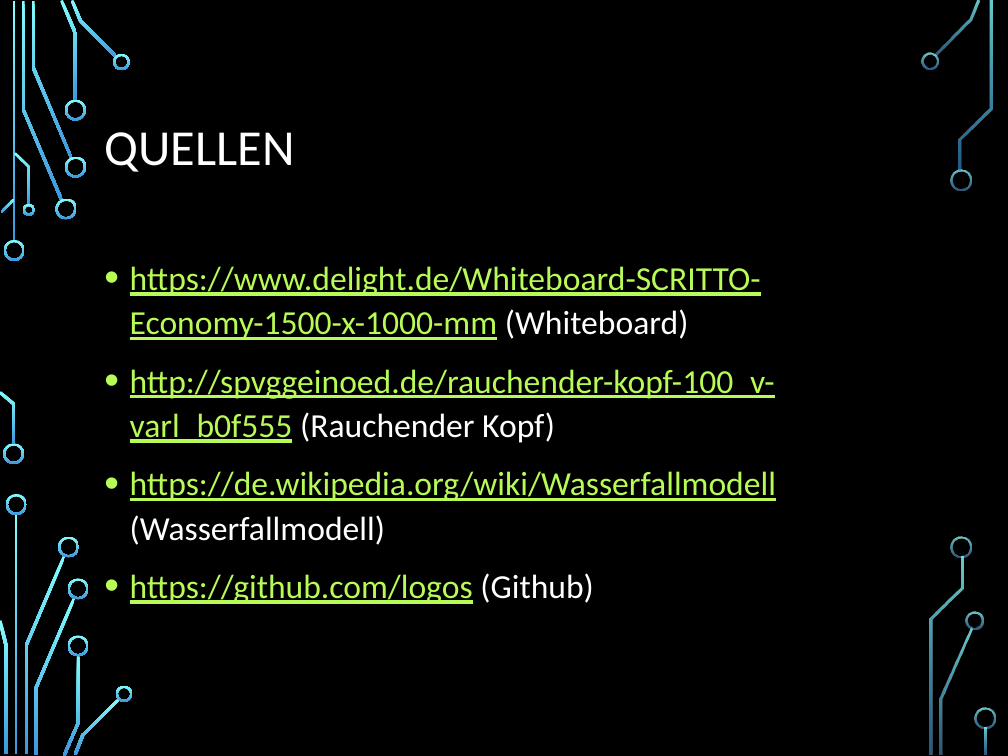
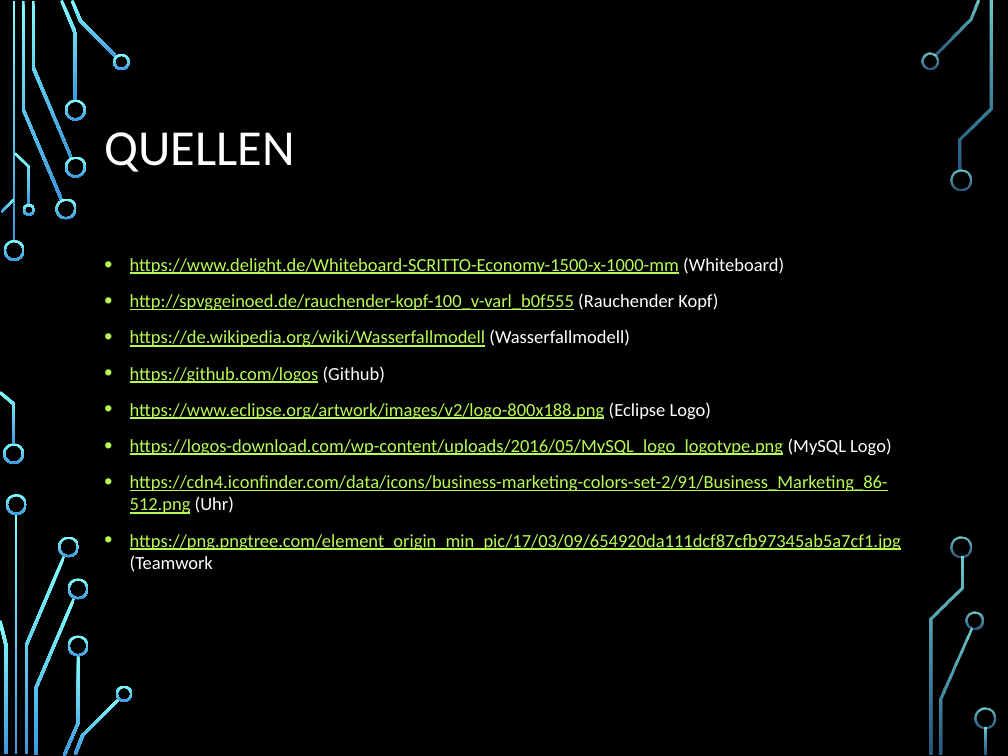
Before and after one commit to SanctumDesert/ZitateSammler, a slide deck: slide 19 of Zitatesammlung.pptx. Drawn at 1008x756 pixels with LibreOffice and Linux fonts; fonts in the diff are those of the drawing; background and template pictures are left out. Boxes give left, top, right and bottom in pixels: in the first picture for what was removed or moved away, otherwise in the second. Text is boxed around its words. In the diff, an @@ line names an element or a change of style, - is before the commit and + after.

```diff
--- a/Zitatesammlung.pptx
+++ b/Zitatesammlung.pptx
@@ text at <box>130,257,784,383</box>: size 24 to 13.2 pt in "https://www.delight.de/Whiteboard-SCRITTO-Economy-1500-x-100 ...", "http://spvggeinoed.de/rauchender-kopf-100_v-varl_b0f555 (Rau ...", "https://de.wikipedia.org/wiki/Wasserfallmodell (Wasserfallmo ...", "https://github.com/logos (Github)"; line spacing 1.1 to 1 @@
@@ text at <box>130,402,901,572</box>: paragraphs added @@
+• https://www.eclipse.org/artwork/images/v2/logo-800x188.png (Eclipse Logo)
+• https://logos-download.com/wp-content/uploads/2016/05/MySQL_logo_logotype.png (MySQL Logo)
+• https://cdn4.iconfinder.com/data/icons/business-marketing-colors-set-2/91/Business_Marketing_86-512.png (Uhr)
+• https://png.pngtree.com/element_origin_min_pic/17/03/09/654920da111dcf87cfb97345ab5a7cf1.jpg (Teamwork
```
Also in this commit, not shown: 3 other slides changed, 1 slide added, 1 slide removed.
